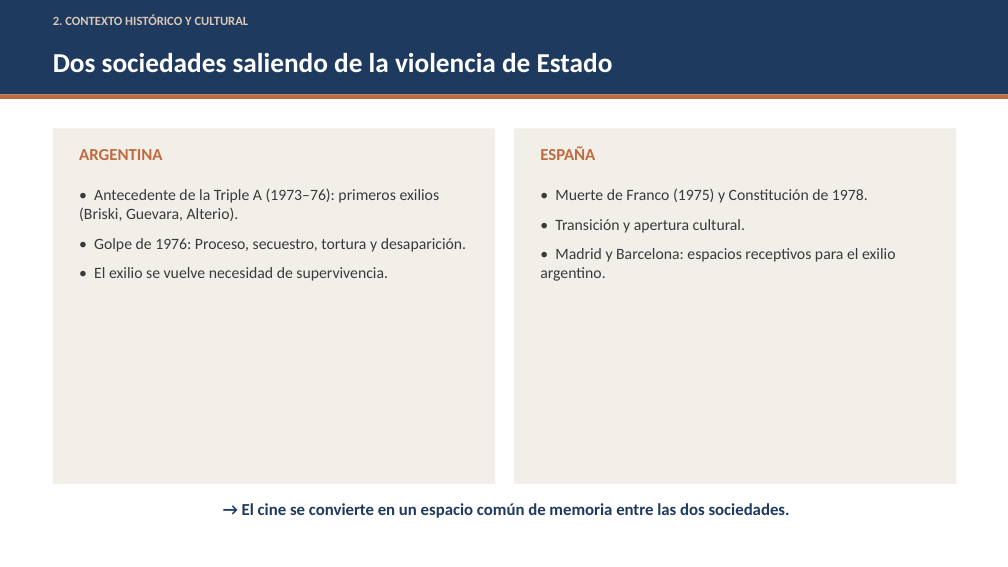
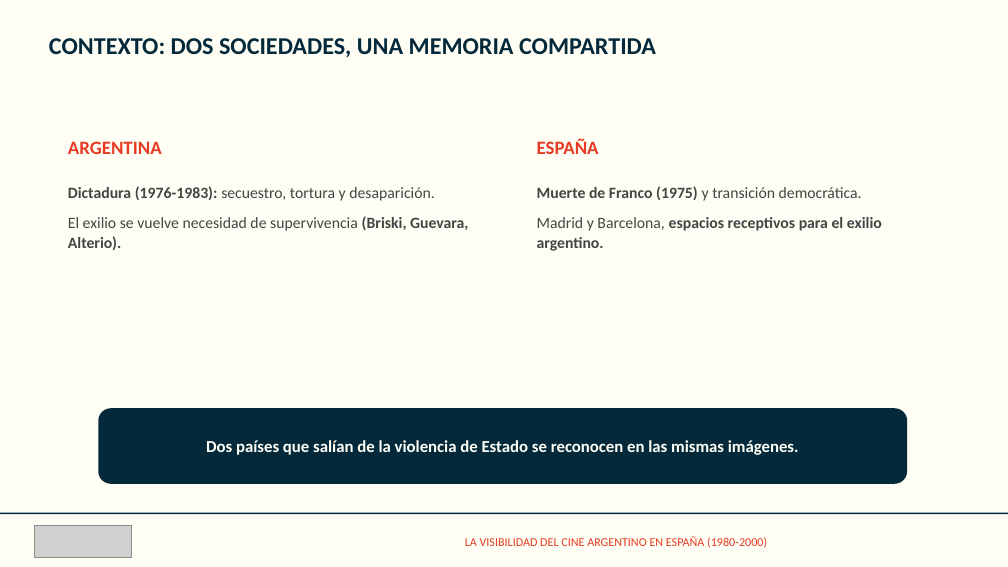
Before and after one commit to facundonicolasvgg/fuentes-TFG, a slide deck: slide 6 of presentacion/Presentacion_TFG.pptx (slide 5 before the commit). Drawn at 1008x567 pixels with LibreOffice and Linux fonts; fonts in the diff are those of the drawing; grey boxes stand for pictures. Boxes give left, top, right and bottom in pixels: in the first picture for what was removed or moved away, otherwise in the second. Text is boxed around its words. In the diff, an @@ line names an element or a change of style, - is before the commit and + after.

```diff
--- a/presentacion/Presentacion_TFG.pptx
+++ b/presentacion/Presentacion_TFG.pptx
@@ rectangle removed at (0, 0, 1008, 95) @@
@@ rectangle added at (0, 0, 1008, 567), fill #FFFEF5 @@
@@ text "CONTEXTO: DOS SOCIEDADES, UNA MEMORIA ..." at (49, 38, 656, 57): vertical alignment middle to top @@
@@ text removed at (53, 14, 249, 25) @@
-2. CONTEXTO HISTÓRICO Y CULTURAL
@@ text at (49, 38, 656, 57): text changed; size 26 to 23 pt; text colour #FFFFFF to #03293B @@
-Dos sociedades saliendo de la violencia de Estado
+CONTEXTO: DOS SOCIEDADES, UNA MEMORIA COMPARTIDA
@@ rectangle removed at (0, 95, 1008, 99) @@
@@ rectangle removed at (53, 129, 495, 484) @@
@@ text "ARGENTINA" at (68, 141, 162, 154): size 16 to 18 pt, text colour #C06B3E to #E73C23 @@
@@ text "ARGENTINA": place and size @@
-text "ARGENTINA" at (79, 149, 162, 160)
+text "ARGENTINA" at (68, 141, 162, 154)
@@ rectangle removed at (514, 129, 957, 484) @@
@@ text "ESPAÑA": place and size @@
-text "ESPAÑA" at (540, 146, 595, 160)
+text "ESPAÑA" at (537, 139, 599, 154)
@@ text "ESPAÑA" at (537, 139, 599, 154): size 16 to 18 pt, text colour #C06B3E to #E73C23 @@
@@ text at (68, 186, 468, 250): text changed; text colour #3A3A3A to #444444 @@
-• Antecedente de la Triple A (1973–76): primeros exilios (Briski, Guevara, Alterio).
-• Golpe de 1976: Proceso, secuestro, tortura y desaparición.
-• El exilio se vuelve necesidad de supervivencia.
+Dictadura (1976-1983): secuestro, tortura y desaparición.
+El exilio se vuelve necesidad de supervivencia (Briski, Guevara, Alterio).
@@ text at (537, 186, 882, 251): text changed; text colour #3A3A3A to #444444; bold on @@
-• Muerte de Franco (1975) y Constitución de 1978.
-• Transición y apertura cultural.
-• Madrid y Barcelona: espacios receptivos para el exilio argentino.
+Muerte de Franco (1975) y transición democrática.
+Madrid y Barcelona, espacios receptivos para el exilio argentino.
@@ rounded rectangle added at (98, 408, 907, 484), fill #03293B, 16 pt, text #FFFEF5, bold @@
+Dos países que salían de la violencia de Estado se reconocen en las mismas imágenes.
@@ text removed at (242, 503, 790, 518) @@
-→ El cine se convierte en un espacio común de memoria entre las dos sociedades.
@@ rectangle added at (0, 513, 1008, 514), fill #03293B @@
@@ picture added at (34, 526, 132, 557) @@
@@ text added at (465, 536, 767, 548), 11.5 pt, text #E73C23 @@
+LA VISIBILIDAD DEL CINE ARGENTINO EN ESPAÑA (1980-2000)
```
Also in this commit, not shown: 7 other slides changed, 8 slides added, 6 slides removed, 5 other files.
